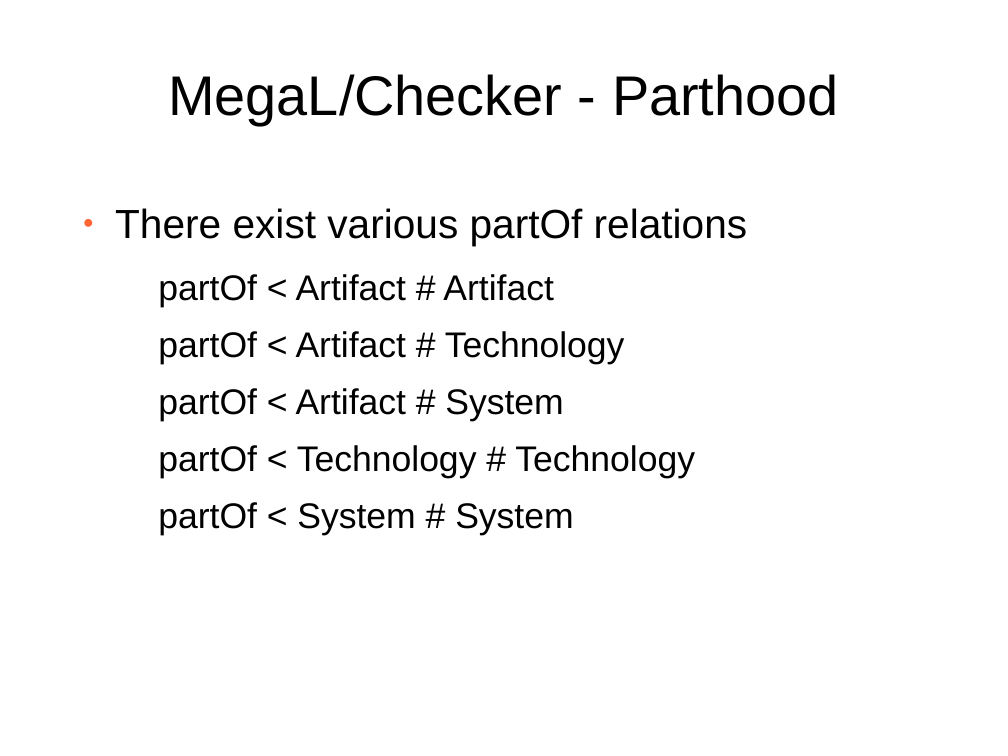
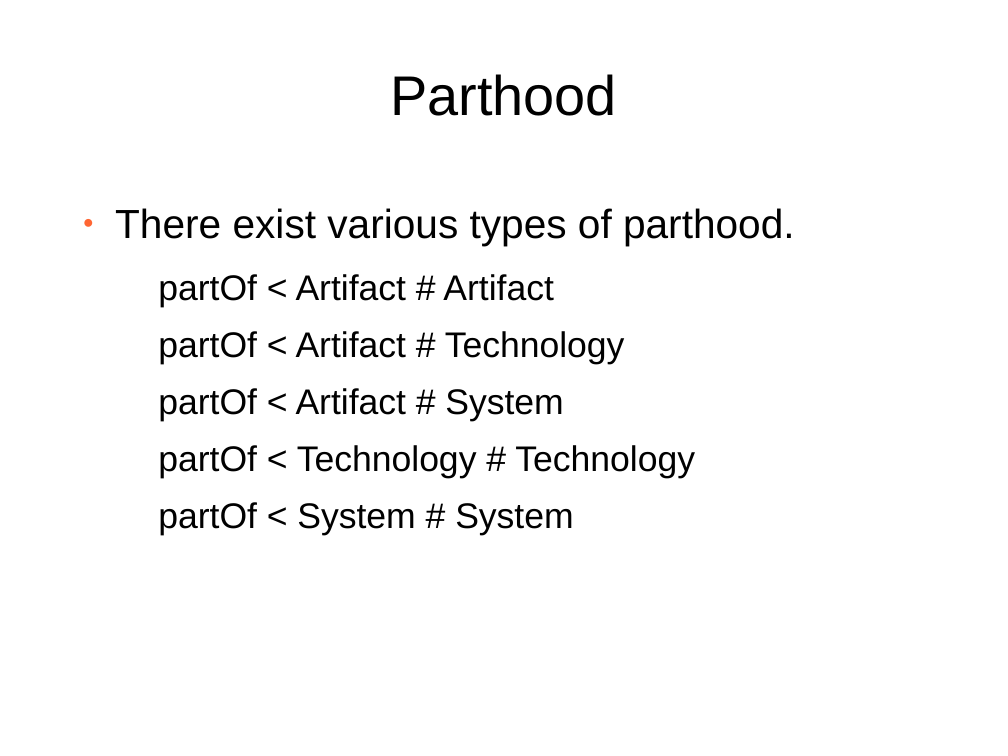
Before and after one commit to softlang/megalib, a slide deck: slide 38 of docs/LanguageDescription.odp (slide 37 before the commit). Drawn at 1008x756 pixels with LibreOffice and Linux fonts; fonts in the diff are those of the drawing; background and template pictures are left out. Boxes give left, top, right and bottom in pixels: in the first picture for what was removed or moved away, otherwise in the second. Text is boxed around its words. In the diff, an @@ line names an element or a change of style, - is before the commit and + after.

```diff
--- a/docs/LanguageDescription.odp
+++ b/docs/LanguageDescription.odp
@@ title at (390,74,617,116): text changed @@
-MegaL/Checker - Parthood
+Parthood
@@ text at (115,208,795,246): text changed @@
-● There exist various partOf relations
+● There exist various types of parthood.
```
Also in this commit, not shown: 35 other slides changed, 14 slides added, 4 slides removed, 2 other files.
